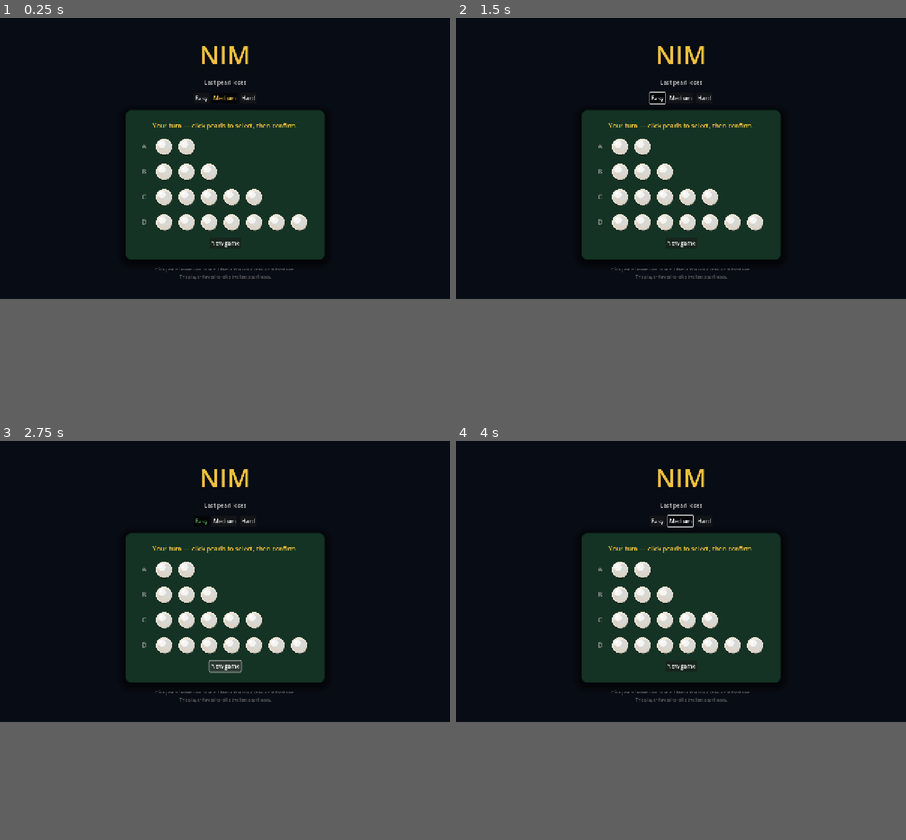
Above: before the commit, frames 1-4 (two rows, left to right).
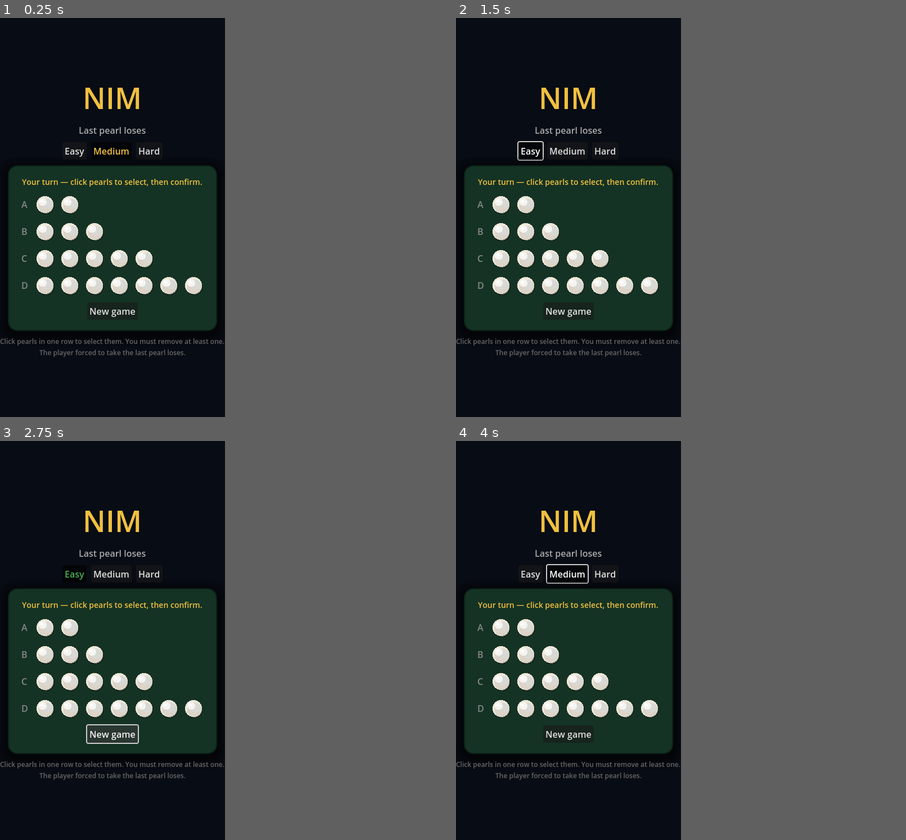
Above: after the commit, the same moments.

Repository: null6942/nim-godot
Game: Godot game, scene res://main.tscn
Two runs of this game, one before a commit and one after it. Both use one fixed random seed, a clock stepped at 60 frames per second and the inputs below.
Inputs:
- Up to frame 1 (0.25 s): no input
- Up to frame 2 (1.5 s): click "Easy" at 0.5 s; click "Easy" at 1.25 s
- Up to frame 3 (2.75 s): click "New game" at 2 s
- Up to frame 4 (4 s): click "New game" at 2.75 s; click "Medium" at 3.5 s
In our replay, the window is 800x500 before the commit and 400x710 after it. These sizes can differ from the game's own. Grey fills any space a smaller window leaves; there, only what the larger window draws over its background counts as a difference.

The runs differ from the first frame. In frame 1, 28% of the frame differs, in the area x 0-72%, y 7-85%; in frame 2, 28%; in frame 3, 28%; in frame 4, 28%.

Commit message:
Resize UI for mobile — portrait-friendly viewport and smaller elements
- Base viewport changed from 1280x800 to 400x710
- Pearl size reduced from 52px to 36px
- Panel margins, spacing, and font sizes scaled down accordingly
- Skip window maximise on web platform

Diff:
--- a/main.gd
+++ b/main.gd
@@ -28,7 +28,8 @@
 var pearls: Array = []
 
 func _ready() -> void:
-	DisplayServer.window_set_mode(DisplayServer.WINDOW_MODE_MAXIMIZED)
+	if not OS.has_feature("web"):
+		DisplayServer.window_set_mode(DisplayServer.WINDOW_MODE_MAXIMIZED)
 	_build_ui()
 	_init_game()
 
@@ -42,13 +43,13 @@
 	var outer := VBoxContainer.new()
 	outer.set_anchors_and_offsets_preset(Control.PRESET_FULL_RECT)
 	outer.alignment = BoxContainer.ALIGNMENT_CENTER
-	outer.add_theme_constant_override("separation", 18)
+	outer.add_theme_constant_override("separation", 10)
 	outer.mouse_filter = Control.MOUSE_FILTER_IGNORE
 	add_child(outer)
 
 	var title := Label.new()
 	title.text = "NIM"
-	title.add_theme_font_size_override("font_size", 72)
+	title.add_theme_font_size_override("font_size", 52)
 	title.add_theme_color_override("font_color", ACCENT)
 	title.horizontal_alignment = HORIZONTAL_ALIGNMENT_CENTER
 	outer.add_child(title)
@@ -81,10 +82,10 @@
 	panel_style.shadow_color = Color(0, 0, 0, 0.6)
 	panel_style.shadow_size = 24
 	panel_style.shadow_offset = Vector2(0, 6)
-	panel_style.content_margin_left   = 48
-	panel_style.content_margin_right  = 48
-	panel_style.content_margin_top    = 32
-	panel_style.content_margin_bottom = 32
+	panel_style.content_margin_left   = 24
+	panel_style.content_margin_right  = 24
+	panel_style.content_margin_top    = 20
+	panel_style.content_margin_bottom = 20
 
 	var panel := PanelContainer.new()
 	panel.add_theme_stylebox_override("panel", panel_style)
@@ -92,21 +93,21 @@
 	outer.add_child(panel)
 
 	var inner := VBoxContainer.new()
-	inner.add_theme_constant_override("separation", 18)
+	inner.add_theme_constant_override("separation", 12)
 	panel.add_child(inner)
 
 	status_label = Label.new()
 	status_label.add_theme_color_override("font_color", ACCENT)
-	status_label.add_theme_font_size_override("font_size", 18)
+	status_label.add_theme_font_size_override("font_size", 14)
 	status_label.horizontal_alignment = HORIZONTAL_ALIGNMENT_CENTER
-	status_label.custom_minimum_size.y = 28
+	status_label.custom_minimum_size.y = 20
 	inner.add_child(status_label)
 
 	var board_wrap := HBoxContainer.new()
 	board_wrap.alignment = BoxContainer.ALIGNMENT_CENTER
 	inner.add_child(board_wrap)
 	board_box = VBoxContainer.new()
-	board_box.add_theme_constant_override("separation", 20)
+	board_box.add_theme_constant_override("separation", 12)
 	board_wrap.add_child(board_box)
 
 	var controls := HBoxContainer.new()
@@ -156,10 +157,10 @@
 	for ri in rows.size():
 		var row := HBoxContainer.new()
 		row.alignment = BoxContainer.ALIGNMENT_BEGIN
-		row.add_theme_constant_override("separation", 12)
+		row.add_theme_constant_override("separation", 8)
 		var label := Label.new()
 		label.text = char(65 + ri)
-		label.custom_minimum_size.x = 24
+		label.custom_minimum_size.x = 16
 		label.add_theme_color_override("font_color", DIM)
 		row.add_child(label)
 		var row_pearls: Array = []
--- a/pearl.gd
+++ b/pearl.gd
@@ -5,7 +5,7 @@
 
 enum State { ACTIVE, SELECTED, REMOVED, DISABLED }
 
-const SIZE := 52.0
+const SIZE := 36.0
 
 const CREAM     := Color(0.93, 0.90, 0.85, 1.0)
 const MID       := Color(0.78, 0.75, 0.70, 1.0)
--- a/project.godot
+++ b/project.godot
@@ -10,8 +10,8 @@
 
 [display]
 
-window/size/viewport_width=1280
-window/size/viewport_height=800
+window/size/viewport_width=400
+window/size/viewport_height=710
 window/size/initial_screen=0
 window/size/maximized=true
 window/dpi/allow_hidpi=true
